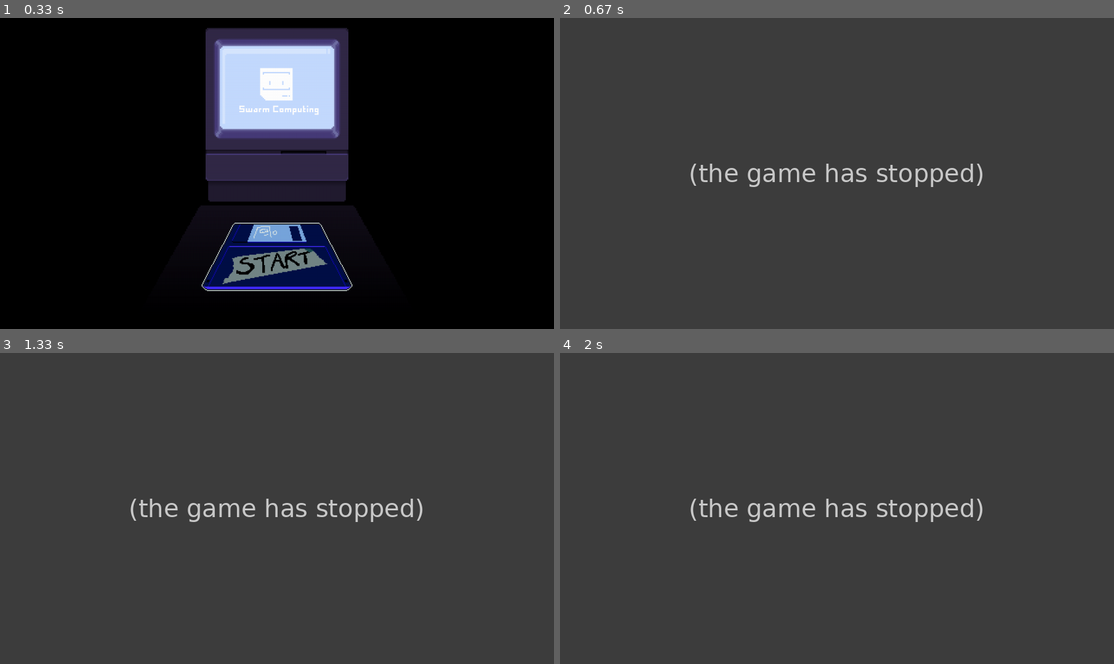
Above: before the commit, frames 1-4 (two rows, left to right).
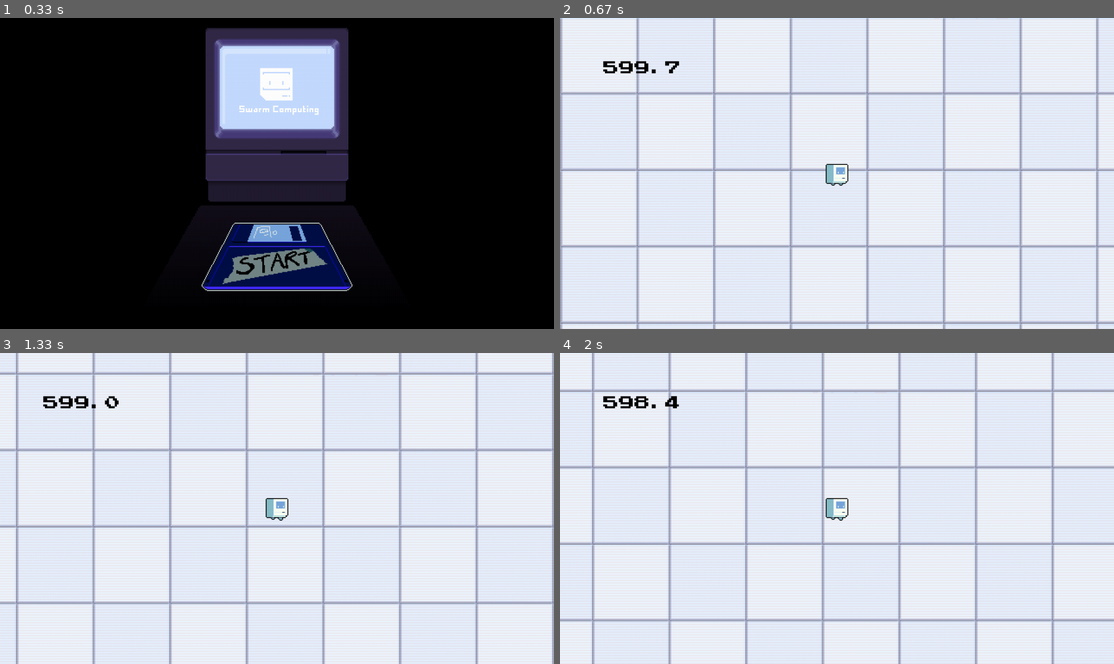
Above: after the commit, the same moments.

Repository: evelyn-keefner/portfolio
Game: pygame game, started from ch09/final/main.py
The game is run twice, just before and just after one commit, with the same random seed, the same clock (stepped at 60 frames per second) and the same inputs.
Inputs (mouse positions are in pixels of both pictures, inside the frame that each line leads up to):
- Up to frame 1 (0.33 s): no input
- Up to frame 2 (0.67 s): click (837, 260) at 0.38 s
- Up to frame 3 (1.33 s): hold D 0.67-1.13 s; move the mouse to (277, 530) at 0.7 s; hold W from 1.17 s (still down)
- Up to frame 4 (2 s): release W at 1.47 s; hold D 1.5-1.97 s

Frame 1 is identical in both runs. In frame 2, 100% of the frame differs, in the area x 0-100%, y 0-100%; in frame 3, 100%; in frame 4, 100%.
Error before the commit: TypeError: Enemy.update() missing 1 required positional argument: 'image' (main.py line 113); the game stopped at 0.4 s (later frames are placeholders)

Commit message:
idk run it

Diff:
--- a/ch09/final/main.py
+++ b/ch09/final/main.py
@@ -9,6 +9,7 @@
 from src.experience import Experience
 from src.bullet import Bullet
 from src.powerup import Powerup
+from src.spawner import Spawner
 
 class Game:
 
@@ -39,9 +40,33 @@
 
         self.main_player = Player(self.center_pos, self.camera_group, self.enemy_group, self.experience_group, self.bullet_group)
 
+        self.enemy_spawner = Spawner(self.camera_group, self.enemy_group, self.experience_group, self.main_player)
+
         self.selection_queue = 0
 
         self.powerup = {}
+
+        # unified enemy animation
+        self.enemy_run = []
+        self.frame_current = 0
+        self.frame_speed = 150
+        self.frame_next = False
+        self.frame_num = 0
+        for i in range(4):
+            self.enemy_run.append(pygame.image.load(f'assets/sprite/enemy2_run{i+1}.webp'))
+
+    def get_enemy_animation(self) :
+        if (self.current_time - self.frame_current) > self.frame_speed:
+            self.frame_next = False
+            self.frame_num += 1
+            if self.frame_num > 3:
+                self.frame_num = 0
+
+        if self.frame_next == False:
+            self.frame_next = True
+            self.frame_current = pygame.time.get_ticks()
+
+        return pygame.transform.scale(self.enemy_run[self.frame_num], (60,120))
 
     def randomize_powerup_selection(self):
         for selection_button in self.selection_button_group.sprites():
@@ -51,13 +76,6 @@
 
     def run_game(self):
         self.player_group.add(self.main_player)
-
-        # Enemy(pos, health, damage, experience, group, experience_group)
-        test_enemy = Enemy((0, 0), 20, 1, 700, self.camera_group, self.experience_group)
-        test_enemy_0 = Enemy((0, 0), 200000, 1, 700, self.camera_group, self.experience_group)
-        self.enemy_group.add(test_enemy)
-        self.enemy_group.add(test_enemy_0)
-
 
         start_button = Button((self.window_x/2, self.window_y/2+200), self.menu_button_group, 'assets/assets_ui/start_button.webp', '')
         start_background = pygame.image.load('assets/assets_ui/start_screen.webp')
@@ -109,9 +127,12 @@
 
             elif self.state == 'RUNNING' or self.state == 'SELECTION':
                 if self.state != 'SELECTION': # main game loop
+                    game_time_from_zero = 600000 - self.game_time
+                    self.enemy_spawner.timer_scaled_enemy_spawning(game_time_from_zero)
+
                     # update every group that contains a sprite
-                    self.enemy_group.update(self.main_player)
                     self.player_group.update()
+                    self.enemy_group.update(self.main_player, self.get_enemy_animation())
                     self.bullet_group.update()
                     self.camera_group.custom_draw(self.main_player)
 
@@ -127,9 +148,7 @@
                     self.screen.blit(timer_text,(100,100))
 
                     if self.main_player.selection_check:
-                        powerup_text = self.randomize_powerup_selection()
-                        if powerup_text == 'Aura':
-                             self.powerup.update(aura_powerup)
+                        self.randomize_powerup_selection()
                         self.state = 'SELECTION'
 
                 elif self.state == 'SELECTION': # in powerup selection screen
@@ -141,14 +160,16 @@
                         if selection_button.pressed == True:
                             # giving powerup
                             current_powerup = self.powerup[selection_button.text]
-                            current_powerup.give_powerup()
+                            current_powerup_check = current_powerup.give_powerup()
+                            if current_powerup_check == "Aura":
+                                del self.powerup['Aura']
+                                self.powerup.update(aura_powerup)
+                                print('aura removed & powerups added')
 
                             # handles overflow xp
                             if self.main_player.selection_queue > 0:
                                 self.main_player.selection_queue -= 1
-                                powerup_text = self.randomize_powerup_selection()
-                                if powerup_text == 'Aura':
-                                    self.powerup.update(aura_powerup)
+                                self.randomize_powerup_selection()
                                 self.state = 'SELECTION'
                                 print("again")
                             else:
--- a/ch09/final/src/enemy.py
+++ b/ch09/final/src/enemy.py
@@ -16,6 +16,7 @@
         self.damage = damage
         self.experience = experience
         self.tracking_range = 500
+        self.frame = 0
 
     def player_direction(self, player):
         player_coords = player.rect.center
@@ -30,25 +31,27 @@
     automatically called when the sprite group an enemy object belongs to has the .update() function called on it
     '''
     def update(self, player, image):
-        # animation handling
-        self.image = image
+        self.frame += 1
 
         player_distance = self.calculate_distance_tuples(self.rect.center, player.rect.center)
         if player_distance < self.tracking_range:
-            self.player_direction(player)
+            # animation handled in main class
+            self.image = image
+            self.rect.center += self.direction * self.velocity
 
-            if self.direction.magnitude() != 0: # magnitude is absolute length of the vector given x and y (a^2 + b^2 = c^2)
-                self.direction = self.direction.normalize() # normalize sets the magnitude to 1, so if two directions are pressed, the vector will be normalized to 1 instead of sqrt(2)
-            self.rect.center += self.direction * self.velocity # rect.center is a tuple and vector2's are compatable with operations involving tuples'
+            if self.frame % 10 == 0:
+                self.player_direction(player)
+                if self.direction.magnitude() != 0: # magnitude is absolute length of the vector given x and y (a^2 + b^2 = c^2)
+                    self.direction = self.direction.normalize() # normalize sets the magnitude to 1, so if two directions are pressed, the vector will be normalized to 1 instead of sqrt(2)
 
-            if self.direction.x < 0:
-                self.image = pygame.transform.flip(self.image, True, False)
+            if self.frame % 25 == 0:
+                if self.direction.x < 0:
+                    self.image = pygame.transform.flip(self.image, True, False)
 
-            # enemy health & death
-            if self.health <= 0:
-                xp = Experience(self.rect.center, self.camera_group, self.experience) # pos, group, value
-                self.experience_group.add(xp)
-                self.kill()
+                if self.health <= 0:
+                    xp = Experience(self.rect.center, self.camera_group, self.experience) # pos, group, value
+                    self.experience_group.add(xp)
+                    self.kill()
 
 def main():
     print("Wrong file: please run run python3 main.py")
--- a/ch09/final/src/player.py
+++ b/ch09/final/src/player.py
@@ -8,6 +8,7 @@
         self.image = pygame.image.load('assets/sprite/sprite_run1.webp')
         self.image = pygame.transform.scale(self.image, (60,60))
         self.rect = self.image.get_rect(center = pos) # image_group needs an image and a rect in order to use it's built in functions draw() and update()
+        self.frames = 0
 
         # groups
         self.camera_group = camera_group
@@ -82,30 +83,23 @@
         else:
             return enemy_vector_normalized
 
+    def calculate_distance_tuples(self, pos1, pos2):
+        return ((pos1[0] - pos2[0]) ** 2 + (pos1[1] - pos2[1]) ** 2) ** 0.5
+
     '''
     is called in the update() function to get player input before updating the player's direction vector
     '''
     def input(self):
         keys = pygame.key.get_pressed()
-
-        if keys[pygame.K_a]: # left
-            self.direction.x = -1
-        elif keys[pygame.K_d]: # right
-            self.direction.x = 1
-        else:
-            self.direction.x = 0
-
-        if keys[pygame.K_w]: # up
-            self.direction.y = -1
-        elif keys[pygame.K_s]: # down
-            self.direction.y = 1
-        else:
-            self.direction.y = 0
+        self.direction.x = (keys[pygame.K_d] - keys[pygame.K_a])  # 1 for right, -1 for left
+        self.direction.y = (keys[pygame.K_s] - keys[pygame.K_w])  # 1 for down, -1 for up
 
     '''
     automatically called when the sprite group a player object is contained in has the .update() method called on it
     '''
     def update(self):
+        self.frames += 1
+
         # movement
         keys = pygame.key.get_pressed() # for distinguishing run animation from idle animation
         self.input()
@@ -118,13 +112,13 @@
         if (self.current_time - self.damage_time) > self.invulnerable_time:
             self.invulnerable = False
 
-        # enemy collision to cause damage
-        contacted_enemies = pygame.sprite.spritecollide(self, self.enemy_group, False)
-        if contacted_enemies and not self.invulnerable:
-            self.health -= contacted_enemies[0].damage
-            self.damage_time = pygame.time.get_ticks()
-            self.invulnerable = True
-            print(f'Player Health: {self.health}')
+        if self.frames % 10 == 0:
+            # enemy collision to cause damage
+            contacted_enemies = pygame.sprite.spritecollide(self, self.enemy_group, False)
+            if contacted_enemies and not self.invulnerable:
+                self.health -= contacted_enemies[0].damage
+                self.damage_time = pygame.time.get_ticks()
+                self.invulnerable = True
 
         # firing weapons
         for weapon in self.active_weapons:
@@ -143,9 +137,10 @@
                 self.level += 1
                 self.max_xp = self.max_xp_from_level(self.level)
                 self.selection_check = True
-                self.selection_queue += 1
                 if self.xp < self.max_xp:
-                    self.xp = 0
+                    pass
+                else:
+                    self.selection_queue += 1
                 print(f'{self.xp} / {self.max_xp} Level: {self.level}')
             contacted_experience[0].kill()
 
